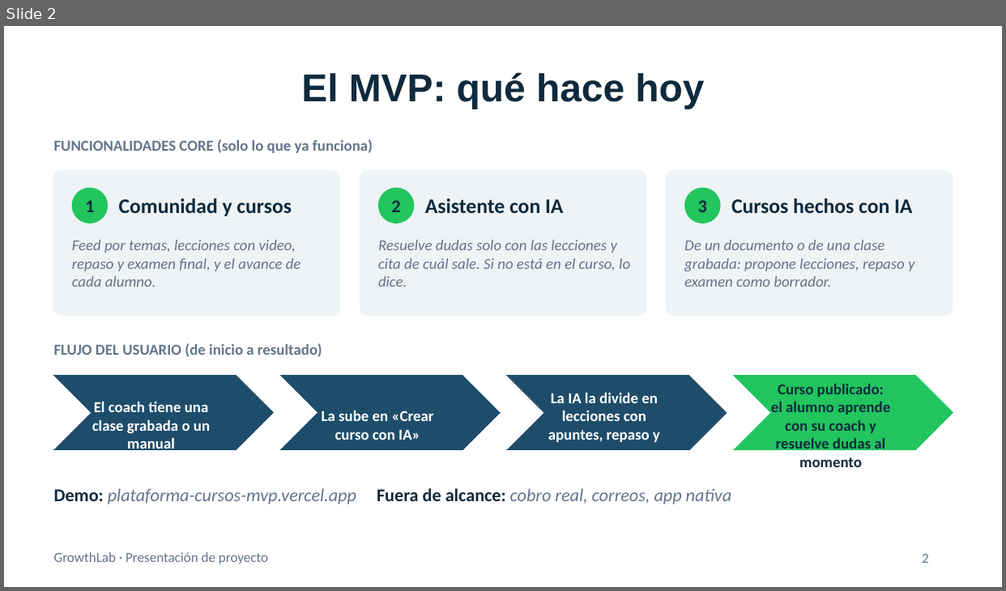
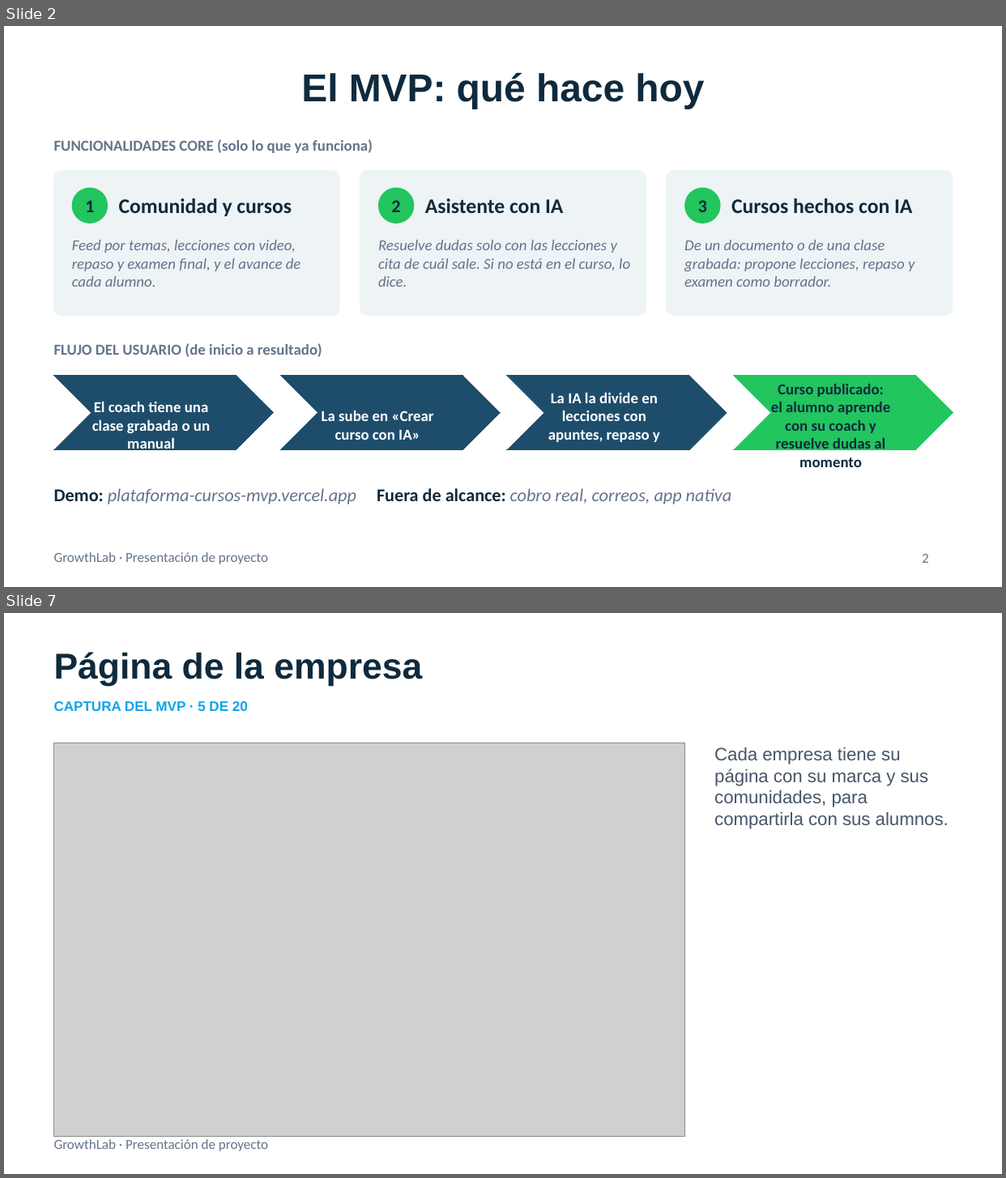
Before and after one commit to 3tted/plataforma-cursos-mvp, a slide deck: docs/Presentacion-GrowthLab-Merkatics.pptx. Shown one above the other, each under a label of ours: slide 2 before the commit, slides 2 and 7 after it; the slides between them are not shown. The pictures are 1006x591 and 1006x1178 pixels, drawn with LibreOffice and Linux fonts; fonts in the diff are those of the drawing; grey boxes stand for pictures. Boxes give left, top, right and bottom in pixels: in the first picture for what was removed or moved away, otherwise in the second. Text is boxed around its words. In the diff, an @@ line names an element or a change of style, - is before the commit and + after.

```diff
--- a/docs/Presentacion-GrowthLab-Merkatics.pptx
+++ b/docs/Presentacion-GrowthLab-Merkatics.pptx
@@ slide 7 added at <box>4,613,1002,1174</box>, background #FFFFFF; not listed: 1 template element that a slide beside it also shows @@
@@ text added at <box>54,652,422,686</box>, 26 pt, text #0F2A3D, bold @@
+Página de la empresa
@@ text added at <box>54,701,248,711</box>, 10 pt, text #0EA5E9, bold @@
+CAPTURA DEL MVP · 5 DE 20
@@ picture added at <box>54,743,684,1137</box> @@
@@ text added at <box>714,747,948,829</box>, 13 pt, text #475569 @@
+Cada empresa tiene su página con su marca y sus comunidades, para compartirla con sus alumnos.
```
Also in this commit, not shown: 1 slide changed, 19 other slides added.
